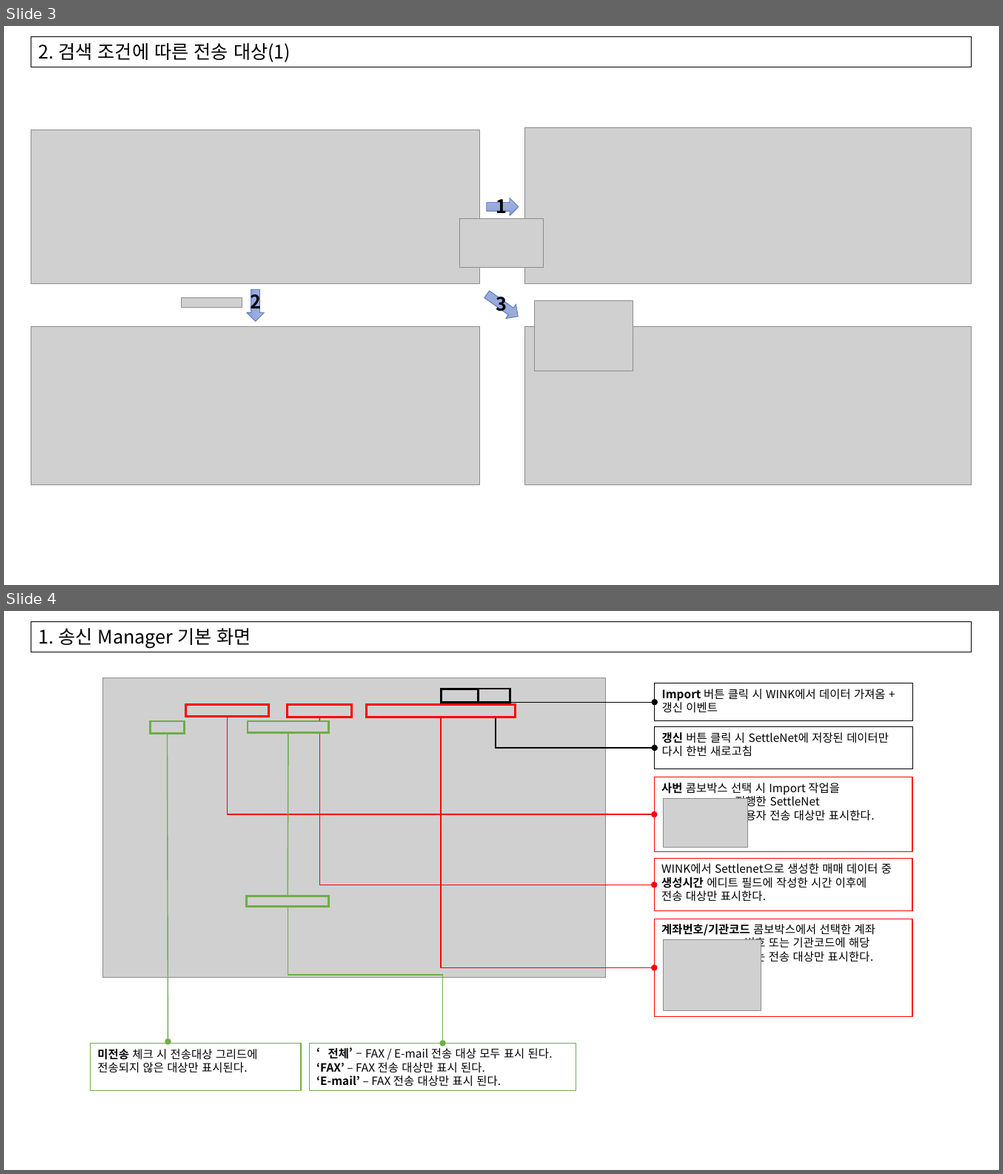
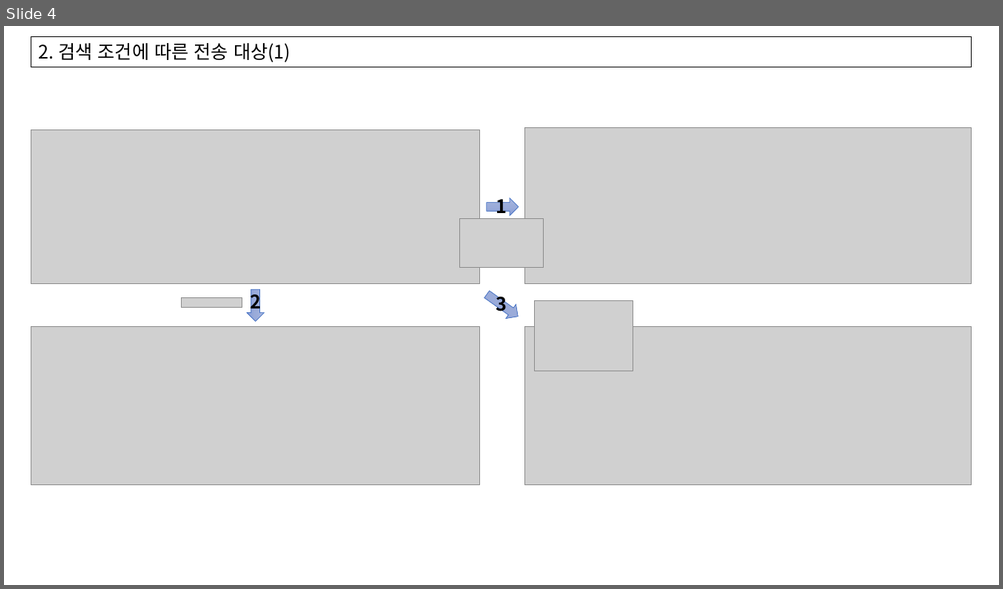
Before and after one commit to jungsoolee/HankookFI, a slide deck: 한투 금상 송신 Manager.pptx. Shown one above the other, each under a label of ours: slides 3 and 4 before the commit, slide 4 after it. The pictures are 1003x1174 and 1003x589 pixels, drawn with LibreOffice and Linux fonts; fonts in the diff are those of the drawing; grey boxes stand for pictures. Boxes give left, top, right and bottom in pixels: in the first picture for what was removed or moved away, otherwise in the second. Text is boxed around its words. In the diff, an @@ line names an element or a change of style, - is before the commit and + after.

```diff
--- a/한투 금상 송신 Manager.pptx
+++ b/한투 금상 송신 Manager.pptx
@@ slide 4 removed at box(4, 611, 999, 1170), background #FFFFFF @@
@@ rectangle removed at box(31, 622, 970, 652) @@
-1. 송신 Manager 기본 화면
@@ picture removed at box(103, 678, 606, 978) @@
@@ rectangle removed at box(441, 689, 478, 702) @@
@@ rectangle removed at box(478, 689, 510, 702) @@
@@ rectangle removed at box(654, 684, 913, 721) @@
-Import 버튼 클릭 시 WINK에서 데이터 가져옴 + 갱신 이벤트
@@ rectangle removed at box(151, 721, 185, 733) @@
@@ rectangle removed at box(186, 705, 269, 717) @@
@@ elbow arrow removed from (227, 717) to (654, 815) @@
@@ rectangle removed at box(247, 721, 329, 732) @@
@@ rectangle removed at box(287, 705, 352, 718) @@
@@ line removed from (319, 717) to (319, 721) @@
@@ rectangle removed at box(366, 705, 515, 718) @@
@@ elbow arrow removed from (441, 717) to (654, 968) @@
@@ elbow arrow removed from (459, 702) to (654, 702) @@
@@ elbow arrow removed from (495, 718) to (654, 749) @@
@@ arrow removed from (168, 733) to (168, 1042) @@
@@ line removed from (288, 732) to (287, 896) @@
@@ elbow arrow removed from (319, 734) to (654, 885) @@
@@ rectangle removed at box(654, 727, 913, 769) @@
-갱신 버튼 클릭 시 SettleNet에 저장된 데이터만 다시 한번 새로고침
@@ rectangle removed at box(654, 777, 912, 852) @@
-사번 콤보박스 선택 시 Import 작업을
-진행한 SettleNet
-사용자 전송 대상만 표시한다.
@@ picture removed at box(663, 798, 748, 848) @@
@@ rectangle removed at box(654, 859, 912, 911) @@
-WINK에서 Settlenet으로 생성한 매매 데이터 중 생성시간 에디트 필드에 작성한 시간 이후에
-전송 대상만 표시한다.
@@ rectangle removed at box(247, 896, 329, 906) @@
@@ elbow arrow removed from (287, 907) to (443, 1044) @@
@@ rectangle removed at box(654, 919, 912, 1017) @@
-계좌번호/기관코드 콤보박스에서 선택한 계좌
-번호 또는 기관코드에 해당
-하는 전송 대상만 표시한다.
@@ picture removed at box(663, 940, 761, 1011) @@
@@ rectangle removed at box(91, 1044, 301, 1091) @@
-미전송 체크 시 전송대상 그리드에 전송되지 않은 대상만 표시된다.
@@ rectangle removed at box(309, 1044, 576, 1091) @@
-‘전체’ – FAX / E-mail 전송 대상 모두 표시 된다.
-‘FAX’ – FAX 전송 대상만 표시 된다.
-‘E-mail’ – FAX 전송 대상만 표시 된다.
@@ what was slide 3 is now slide 4 @@
```
Also in this commit, not shown: 1 other slide removed, 16 other files.
